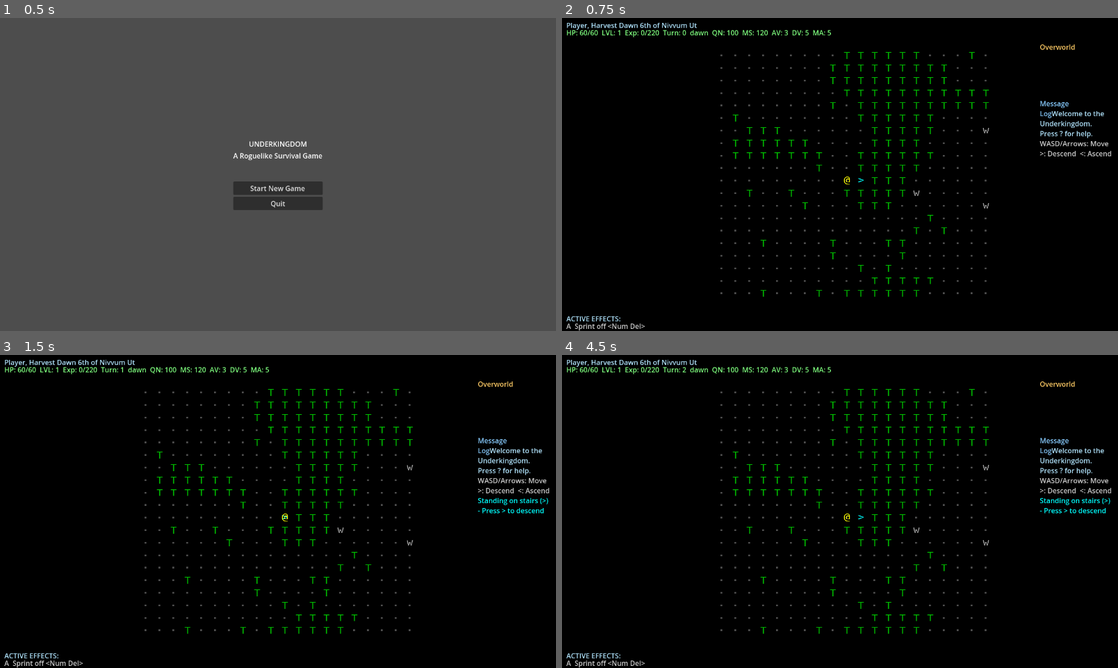
Above: before the commit, frames 1-4 (two rows, left to right).
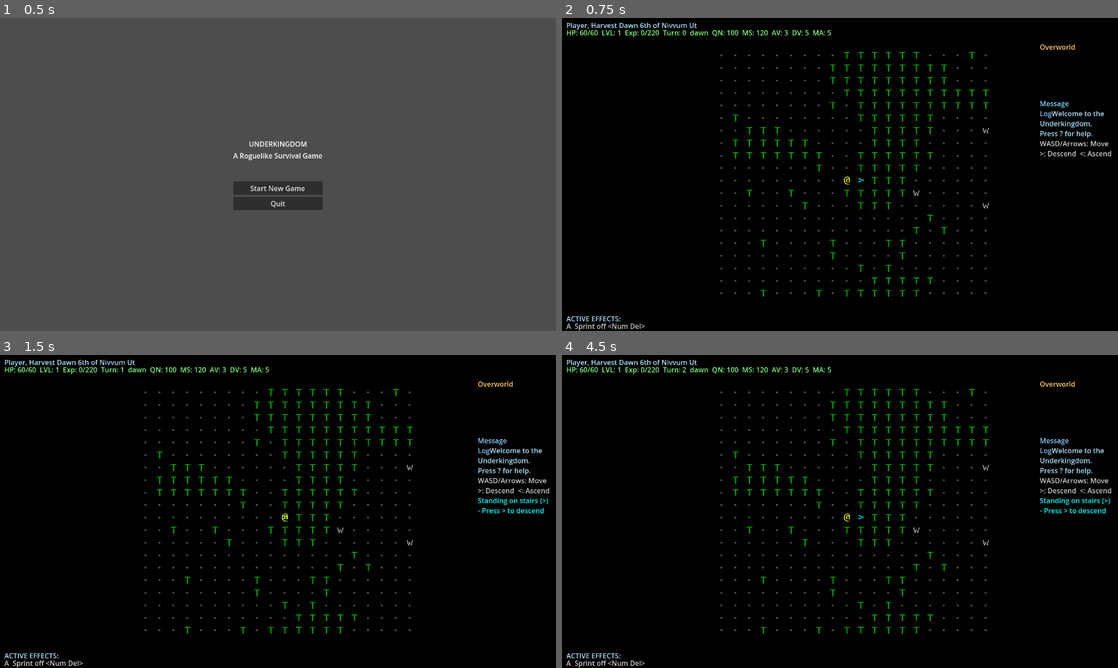
Above: after the commit, the same moments.

Repository: stevenraines/underkingdom-godot-cc
Game: Godot game, scene res://scenes/main.tscn
The game is run twice, just before and just after one commit, with the same random seed, the same clock (stepped at 60 frames per second) and the same inputs.
Inputs:
- Up to frame 1 (0.5 s): no input
- Up to frame 2 (0.75 s): click "Start New Game" at 0.5 s
- Up to frame 3 (1.5 s): tap Enter at 1.25 s; hold Right (ui_right) from 1.28 s (still down)
- Up to frame 4 (4.5 s): tap Space at 2, 3.5 s; release Right (ui_right) at 2.03 s; hold Down (ui_down) 2.03-2.78 s; tap Enter at 2.75, 4.25 s; hold Right (ui_right) 2.78-3.53 s; hold Up (ui_up) 3.53-4.28 s; hold Left (ui_left) from 4.28 s (still down)

Frame 1 is identical in both runs. In frame 2, 0.2% of the frame differs, in the area x 33-77%, y 10-90%; in frame 3, 0.2%; in frame 4, 0.2%.

Commit message:
feat: Update tile representation to use CP437 light shade for walls; refactor ASCII rendering for Unicode support

Diff:
--- a/generation/dungeon_generators/burial_barrow.gd
+++ b/generation/dungeon_generators/burial_barrow.gd
@@ -131,7 +131,7 @@
 			tile.tile_type = "wall"
 			tile.walkable = false
 			tile.transparent = false
-			tile.ascii_char = "#"
+			tile.ascii_char = "░"  # CP437 light shade (U+2591, index 176)
 		"stairs_down":
 			tile.tile_type = "stairs_down"
 			tile.walkable = true
--- a/generation/world_generator.gd
+++ b/generation/world_generator.gd
@@ -69,7 +69,7 @@
 			tile.tile_type = "wall"
 			tile.walkable = false
 			tile.transparent = false
-			tile.ascii_char = "#"
+			tile.ascii_char = "░"  # CP437 light shade (U+2591, index 176)
 		"tree":
 			tile.tile_type = "tree"
 			tile.walkable = false
--- a/maps/game_tile.gd
+++ b/maps/game_tile.gd
@@ -30,7 +30,7 @@
 			tile.tile_type = "wall"
 			tile.walkable = false
 			tile.transparent = false
-			tile.ascii_char = "#"
+			tile.ascii_char = "░"  # CP437 light shade (U+2591, index 176)
 		"tree":
 			tile.tile_type = "tree"
 			tile.walkable = false
--- a/rendering/ascii_renderer.gd
+++ b/rendering/ascii_renderer.gd
@@ -14,21 +14,72 @@
 @onready var camera: Camera2D = $Camera
 
 # Tile ID mappings (char -> index in tileset)
-# Extended ASCII tileset: 16 columns, 256 characters (0-255)
-# Characters indexed sequentially: col = index % 16, row = index / 16
-const TILES_PER_ROW = 16
+# Unicode tileset: 32 columns, 895 characters
+# Characters indexed sequentially: col = index % 32, row = index / 32
+const TILES_PER_ROW = 32
+
+# Unicode character list (matches the order in unicode_tileset.png)
+# This must match the exact order from generate_tilesets.py
+var unicode_char_map: Dictionary = {}
+
+func _ready() -> void:
+	_setup_tilemap_layers()
+	_build_unicode_map()
+	print("ASCIIRenderer initialized")
+
+# Build Unicode character index mapping
+func _build_unicode_map() -> void:
+	var chars: Array = []
+
+	# Basic Latin (ASCII 32-126) - 95 chars
+	for i in range(0x0020, 0x007F):
+		chars.append(char(i))
+
+	# Latin-1 Supplement (160-255) - 96 chars
+	for i in range(0x00A0, 0x0100):
+		chars.append(char(i))
+
+	# Box Drawing (0x2500-0x257F) - 128 chars
+	for i in range(0x2500, 0x2580):
+		chars.append(char(i))
+
+	# Block Elements (0x2580-0x259F) - 32 chars
+	for i in range(0x2580, 0x25A0):
+		chars.append(char(i))
+
+	# Geometric Shapes (0x25A0-0x25FF) - 96 chars
+	for i in range(0x25A0, 0x2600):
+		chars.append(char(i))
+
+	# Miscellaneous Symbols (0x2600-0x26FF) - 256 chars
+	for i in range(0x2600, 0x2700):
+		chars.append(char(i))
+
+	# Dingbats (0x2700-0x27BF) - 192 chars
+	for i in range(0x2700, 0x27C0):
+		chars.append(char(i))
+
+	# Build lookup dictionary
+	for i in range(chars.size()):
+		unicode_char_map[chars[i]] = i
 
 # Helper function to get tile index from character
-# Extended ASCII: 0-255 map directly to indices 0-255
 func _char_to_index(character: String) -> int:
 	if character.is_empty():
 		return 0
-	return character.unicode_at(0)
+
+	# Look up character in unicode map
+	if character in unicode_char_map:
+		return unicode_char_map[character]
+
+	# Fallback for unmapped characters - use space
+	return 0  # Space character at index 0
 
 # Default terrain colors (tiles should define their own colors)
 var default_terrain_colors: Dictionary = {
 	".": Color(0.31, 0.31, 0.31),      # Dark Gray - Floor
-	"#": Color(0.78, 0.78, 0.78),      # Light Gray - Wall
+	"#": Color(0.78, 0.78, 0.78),      # Light Gray - Wall (legacy)
+	"░": Color(0.78, 0.78, 0.78),      # Light Gray - Wall (CP437 light shade)
 	"+": Color(0.6, 0.4, 0.2),         # Brown - Door
 	">": Color(0.0, 1.0, 1.0),         # Cyan - Stairs down
 	"<": Color(0.0, 1.0, 1.0),         # Cyan - Stairs up
@@ -41,10 +92,6 @@
 # Dictionaries to track modulated cells for runtime coloring
 var terrain_modulated_cells: Dictionary = {}
 var entity_modulated_cells: Dictionary = {}
-
-func _ready() -> void:
-	_setup_tilemap_layers()
-	print("ASCIIRenderer initialized")
 
 ## Setup TileMapLayer nodes with tileset
 func _setup_tilemap_layers() -> void:
@@ -69,12 +116,12 @@
 	var tileset = TileSet.new()
 	tileset.tile_size = Vector2i(TILE_SIZE, TILE_SIZE)
 
-	# Load the pre-generated CP437 sprite sheet (default)
-	var texture_path = "res://rendering/tilesets/ascii_tileset.png"
+	# Load the pre-generated Unicode sprite sheet (default)
+	var texture_path = "res://rendering/tilesets/unicode_tileset.png"
 	var texture = load(texture_path) as Texture2D
 
 	if not texture:
-		push_error("Failed to load CP437 tileset: " + texture_path)
+		push_error("Failed to load Unicode tileset: " + texture_path)
 		# Fall back to generated texture
 		texture = _generate_ascii_texture()
 
@@ -83,9 +130,10 @@
 	source.texture = texture
 	source.texture_region_size = Vector2i(TILE_SIZE, TILE_SIZE)
 
-	# Add tiles for all 256 CP437 characters in 16x16 grid
-	# Characters 0-255 laid out left-to-right, top-to-bottom
-	for i in range(256):
+	# Add tiles for all 895 Unicode characters in 32-column grid
+	# Characters laid out left-to-right, top-to-bottom (28 rows)
+	var num_tiles = 895
+	for i in range(num_tiles):
 		var col = i % TILES_PER_ROW
 		var row = i / TILES_PER_ROW
 		source.create_tile(Vector2i(col, row))
--- a/scenes/game.gd
+++ b/scenes/game.gd
@@ -80,7 +80,6 @@
 
 	if is_dungeon and player:
 		visible_walls = MapManager.current_map.get_visible_walls(player.position)
-		print("Dungeon rendering: ", visible_walls.size(), " visible walls from position ", player.position)
 
 	for y in range(MapManager.current_map.height):
 		for x in range(MapManager.current_map.width):
